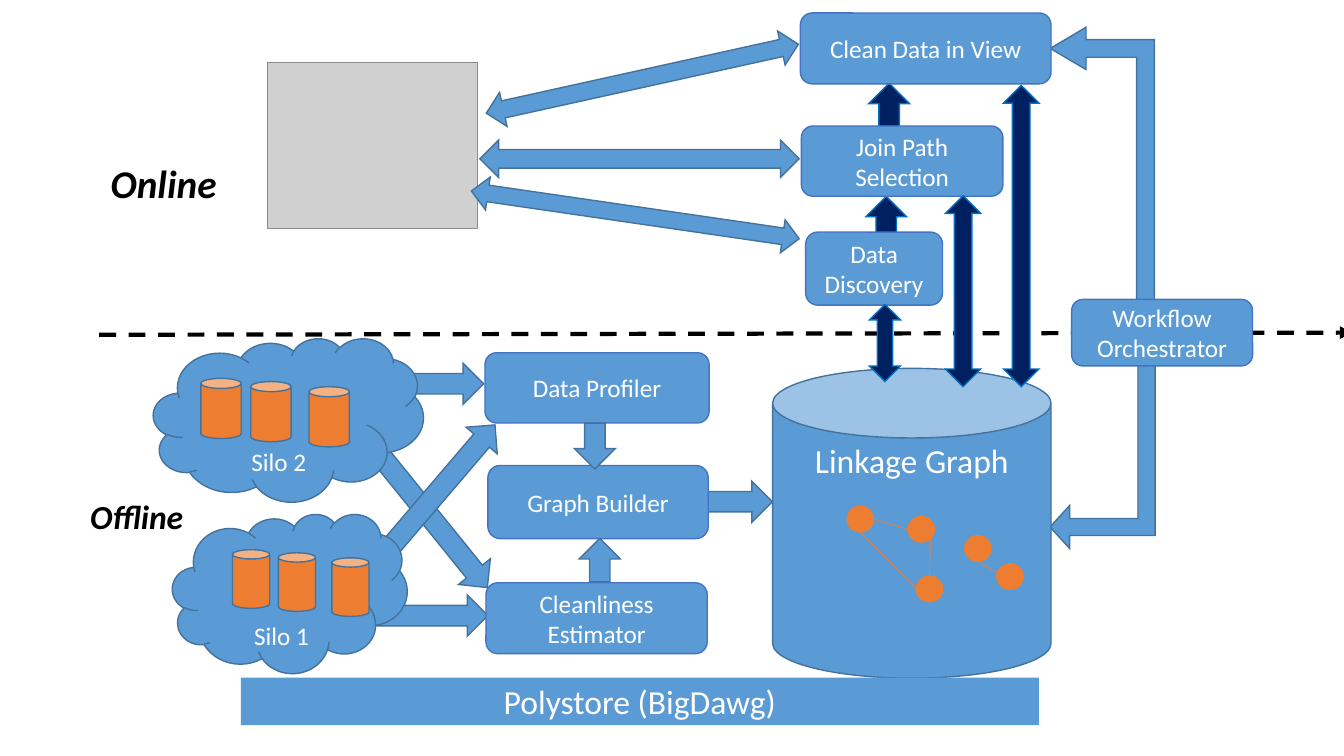
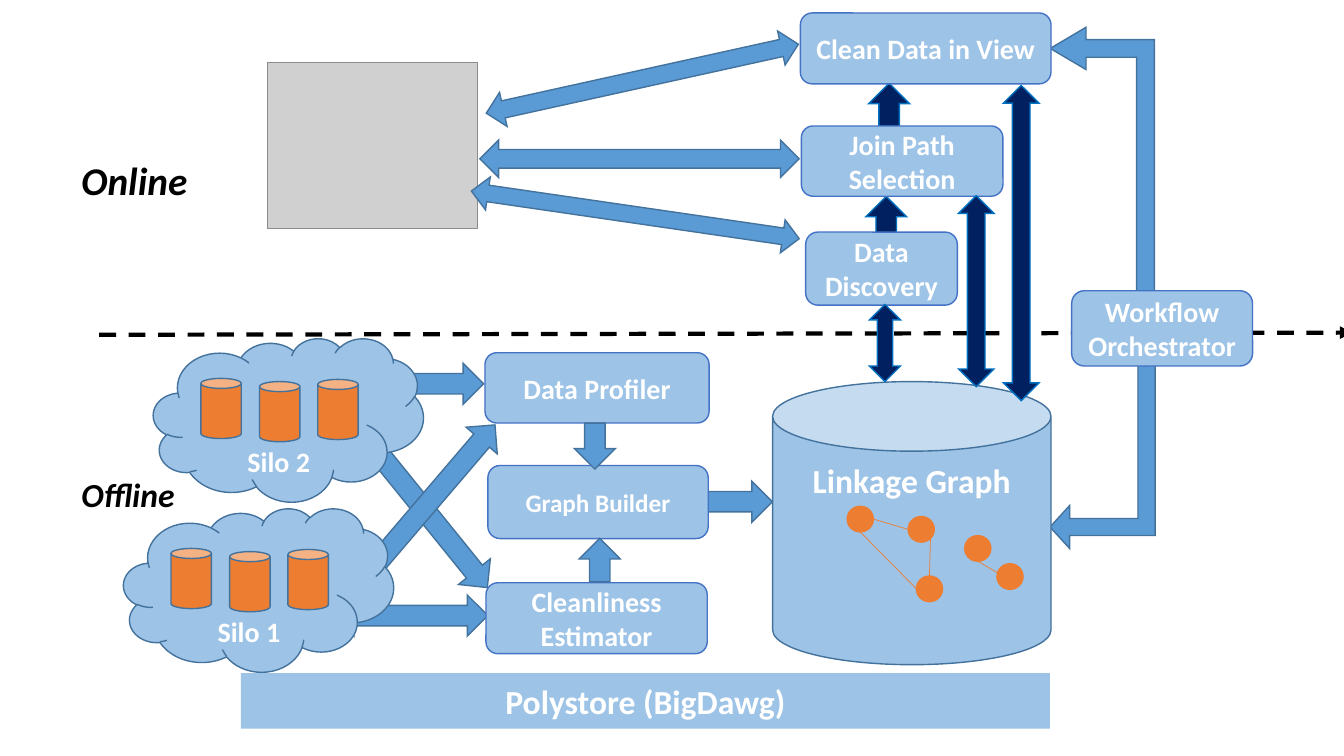
Before and after one commit to qcri/DataCivilizer, a slide deck: slide 1 of arch3.pptx. Drawn at 1344x756 pixels with LibreOffice and Linux fonts; fonts in the diff are those of the drawing; grey boxes stand for pictures. Boxes give left, top, right and bottom in pixels: in the first picture for what was removed or moved away, otherwise in the second. Text is boxed around its words. In the diff, an @@ line names an element or a change of style, - is before the commit and + after.

```diff
--- a/arch3.pptx
+++ b/arch3.pptx
@@ up down arrow: place and size @@
-up down arrow at (1004, 86, 1040, 387)
+up down arrow at (1004, 86, 1040, 401)
@@ text "Online": place and size @@
-text "Online" at (111, 170, 217, 199)
+text "Online" at (81, 167, 187, 196)
@@ up down arrow: place and size @@
-up down arrow at (946, 196, 981, 386)
+up down arrow at (959, 196, 994, 386)
@@ rounded rectangle "Data Discovery": place and size @@
-rounded rectangle "Data Discovery" at (806, 232, 943, 304)
+rounded rectangle "Data Discovery" at (806, 232, 957, 304)
@@ rounded rectangle "Workflow Orchestrator": place and size @@
-rounded rectangle "Workflow Orchestrator" at (1072, 299, 1252, 366)
+rounded rectangle "Workflow Orchestrator" at (1072, 290, 1252, 366)
@@ cylinder: place and size @@
-cylinder at (251, 382, 291, 443)
+cylinder at (259, 382, 299, 443)
@@ cylinder: place and size @@
-cylinder at (310, 387, 350, 448)
+cylinder at (318, 379, 358, 440)
@@ bold on; fill #5B9BD5 to #9DC3E6 in 3 elements at (488, 466, 709, 538), (241, 674, 1051, 729), (772, 382, 1051, 665) @@
@@ cylinder "Linkage Graph": place and size @@
-cylinder "Linkage Graph" at (772, 368, 1051, 678)
+cylinder "Linkage Graph" at (772, 382, 1051, 665)
@@ text "Offline": place and size @@
-text "Offline" at (90, 505, 183, 530)
+text "Offline" at (81, 483, 174, 508)
@@ size 18 to 20 pt, bold on; fill #5B9BD5 to #9DC3E6 in 8 elements at (153, 339, 423, 502), (485, 353, 709, 423), (486, 583, 707, 653), (802, 126, 1003, 197), (801, 13, 1052, 84), (1072, 290, 1252, 366), (806, 232, 957, 304), (124, 508, 394, 671) @@
@@ cloud "Silo 1": place and size @@
-cloud "Silo 1" at (172, 514, 407, 674)
+cloud "Silo 1" at (124, 508, 394, 671)
@@ cylinder: place and size @@
-cylinder at (332, 558, 369, 616)
+cylinder at (171, 548, 212, 609)
@@ cylinder: place and size @@
-cylinder at (233, 549, 270, 608)
+cylinder at (230, 552, 270, 612)
@@ cylinder: place and size @@
-cylinder at (278, 553, 316, 611)
+cylinder at (288, 549, 329, 610)
@@ left right arrow: place and size @@
-left right arrow at (349, 595, 488, 636)
+left right arrow at (334, 595, 488, 636)
@@ rectangle "Polystore (BigDawg)": place and size @@
-rectangle "Polystore (BigDawg)" at (241, 678, 1040, 725)
+rectangle "Polystore (BigDawg)" at (241, 674, 1051, 729)
```
Also in this commit, not shown: 11 other files.
